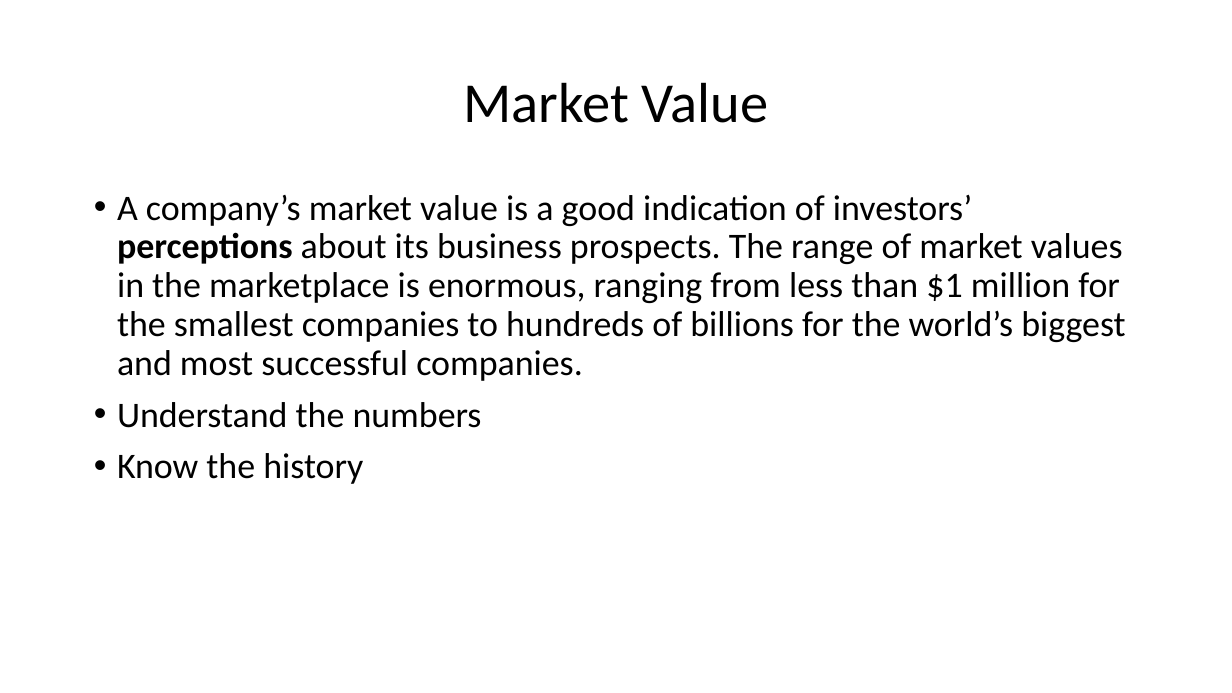
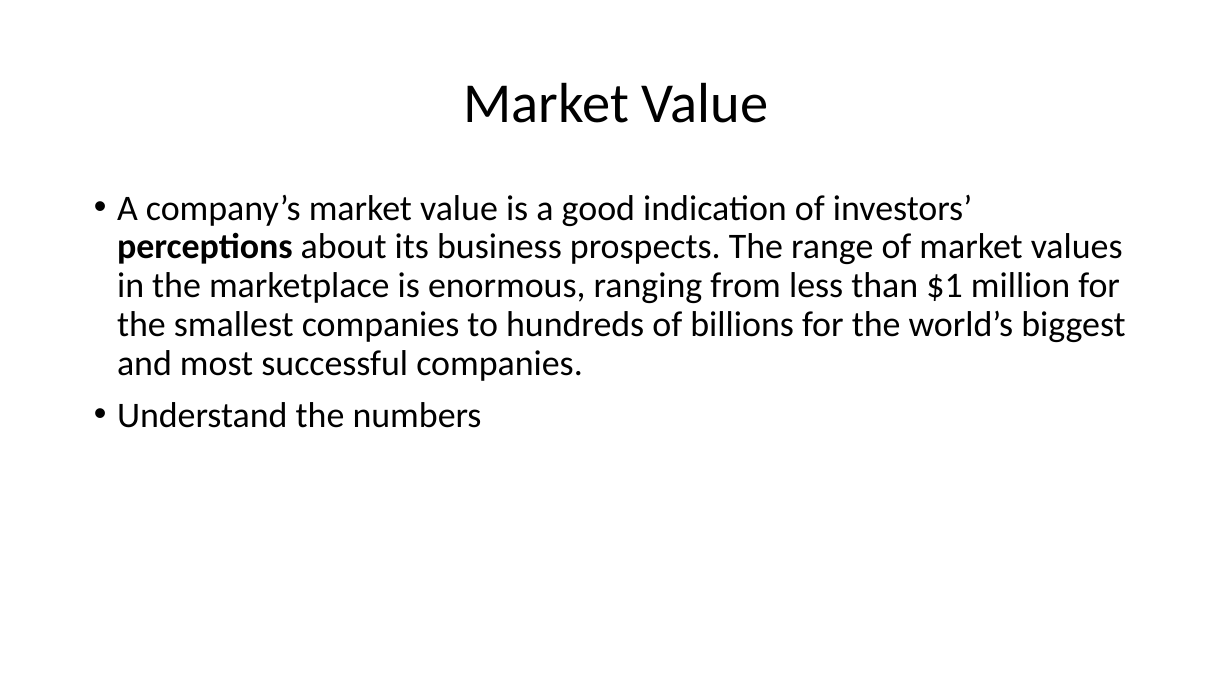
Before and after one commit to jdsipala/seleniumProj, a slide deck: slide 8 of fortune500 presentation.pptx (slide 7 before the commit). Drawn at 1232x693 pixels with LibreOffice and Linux fonts; fonts in the diff are those of the drawing. Boxes give left, top, right and bottom in pixels: in the first picture for what was removed or moved away, otherwise in the second. Text is boxed around its words. In the diff, an @@ line names an element or a change of style, - is before the commit and + after.

```diff
--- a/fortune500 presentation.pptx
+++ b/fortune500 presentation.pptx
@@ text at [117, 453, 363, 484]: paragraph removed @@
-• Know the history
```
Also in this commit, not shown: 2 other slides changed, 4 slides added, 4 slides removed.
